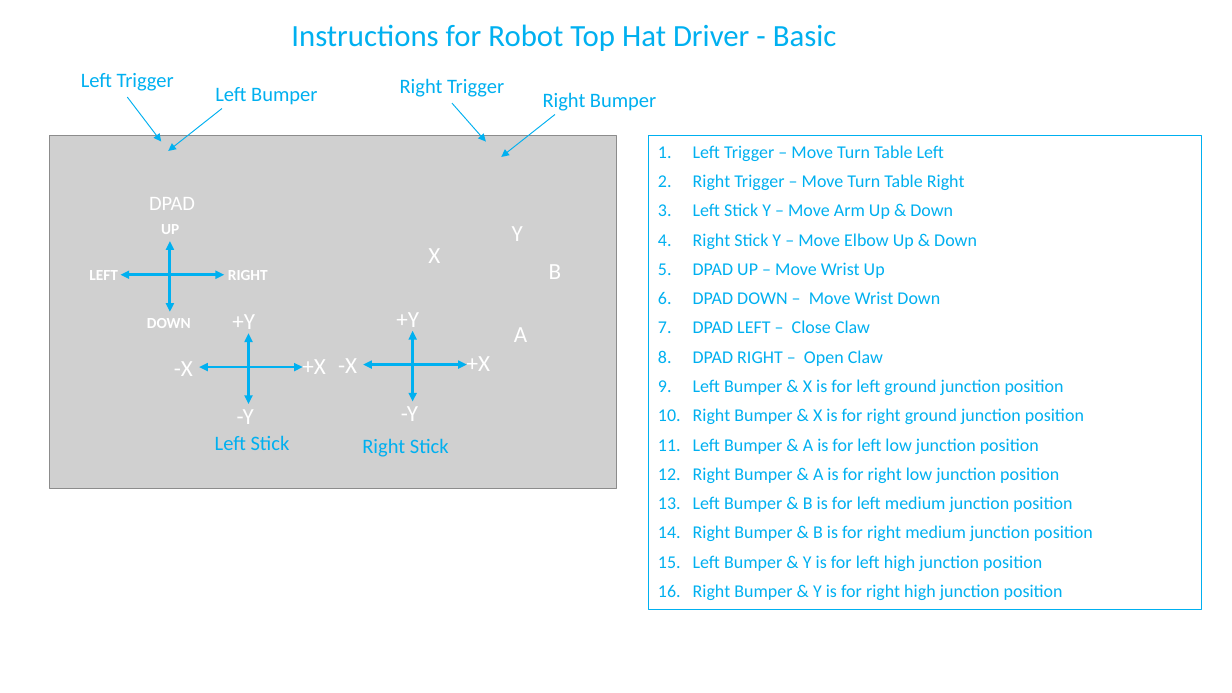
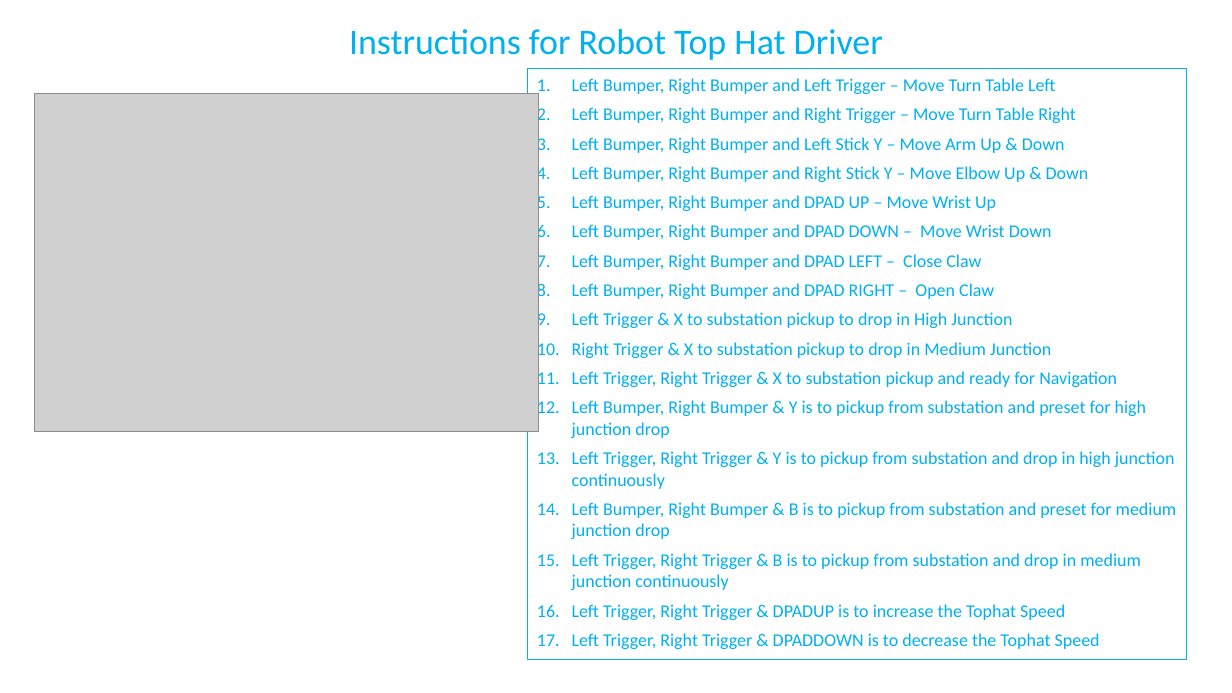
Before and after one commit to SaiabhiramA/ATRoadRunnerV8, a slide deck: slide 2 of ProgrammingDocs/Gamepad_AT_2022_11302022.pptx. Drawn at 1232x693 pixels with LibreOffice and Linux fonts; fonts in the diff are those of the drawing; grey boxes stand for pictures. Boxes give left, top, right and bottom in pixels: in the first picture for what was removed or moved away, otherwise in the second. Text is boxed around its words. In the diff, an @@ line names an element or a change of style, - is before the commit and + after.

```diff
--- a/ProgrammingDocs/Gamepad_AT_2022_11302022.pptx
+++ b/ProgrammingDocs/Gamepad_AT_2022_11302022.pptx
@@ ellipse "Instructions for Robot Top Hat ...": place and size @@
-ellipse "Instructions for Robot Top Hat ..." at box(50, 17, 1080, 52)
+ellipse "Instructions for Robot Top Hat ..." at box(175, 22, 1057, 57)
@@ text in ellipse at box(349, 29, 883, 60): text changed; size 24 to 28 pt @@
-Instructions for Robot Top Hat Driver - Basic
+Instructions for Robot Top Hat Driver
@@ ellipse removed at box(47, 62, 208, 97) @@
-Left Trigger
@@ ellipse removed at box(162, 76, 372, 111) @@
-Left Bumper
@@ ellipse removed at box(363, 68, 541, 104) @@
-Right Trigger
@@ ellipse removed at box(494, 81, 704, 116) @@
-Right Bumper
@@ rectangle "Left Bumper, Right Bumper and ...": place and size @@
-rectangle "Left Bumper, Right Bumper and ..." at box(649, 136, 1202, 610)
+rectangle "Left Bumper, Right Bumper and ..." at box(528, 69, 1187, 661)
@@ text in rectangle at box(572, 78, 1177, 649): text changed @@
-1. Left Trigger – Move Turn Table Left
-2. Right Trigger – Move Turn Table Right
-3. Left Stick Y – Move Arm Up & Down
-4. Right Stick Y – Move Elbow Up & Down
-5. DPAD UP – Move Wrist Up
-6. DPAD DOWN – Move Wrist Down
-7. DPAD LEFT – Close Claw
-8. DPAD RIGHT – Open Claw
-9. Left Bumper & X is for left ground junction position
-10. Right Bumper & X is for right ground junction position
-11. Left Bumper & A is for left low junction position
-12. Right Bumper & A is for right low junction position
-13. Left Bumper & B is for left medium junction position
-14. Right Bumper & B is for right medium junction position
-15. Left Bumper & Y is for left high junction position
-16. Right Bumper & Y is for right high junction position
+1. Left Bumper, Right Bumper and Left Trigger – Move Turn Table Left
+2. Left Bumper, Right Bumper and Right Trigger – Move Turn Table Right
+3. Left Bumper, Right Bumper and Left Stick Y – Move Arm Up & Down
+4. Left Bumper, Right Bumper and Right Stick Y – Move Elbow Up & Down
+5. Left Bumper, Right Bumper and DPAD UP – Move Wrist Up
+6. Left Bumper, Right Bumper and DPAD DOWN – Move Wrist Down
+7. Left Bumper, Right Bumper and DPAD LEFT – Close Claw
+8. Left Bumper, Right Bumper and DPAD RIGHT – Open Claw
+9. Left Trigger & X to substation pickup to drop in High Junction
+10. Right Trigger & X to substation pickup to drop in Medium Junction
+11. Left Trigger, Right Trigger & X to substation pickup and ready for Navigation
+12. Left Bumper, Right Bumper & Y is to pickup from substation and preset for high junction drop
+13. Left Trigger, Right Trigger & Y is to pickup from substation and drop in high junction continuously
+14. Left Bumper, Right Bumper & B is to pickup from substation and preset for medium junction drop
+15. Left Trigger, Right Trigger & B is to pickup from substation and drop in medium junction continuously
+16. Left Trigger, Right Trigger & DPADUP is to increase the Tophat Speed
+17. Left Trigger, Right Trigger & DPADDOWN is to decrease the Tophat Speed
@@ picture: place and size @@
-picture at box(50, 136, 616, 489)
+picture at box(34, 93, 539, 432)
@@ arrow removed from (128, 97) to (161, 141) @@
@@ arrow removed from (222, 108) to (168, 151) @@
@@ arrow removed from (452, 104) to (486, 141) @@
@@ arrow removed from (555, 115) to (502, 157) @@
@@ ellipse removed at box(99, 185, 246, 220) @@
-DPAD
@@ text removed at box(512, 227, 523, 241) @@
-Y
@@ text removed at box(428, 249, 440, 263) @@
-X
@@ text removed at box(549, 265, 562, 279) @@
-B
@@ group removed at box(89, 224, 268, 328): 4 texts, 2 double arrows @@
-RIGHT
-LEFT
-UP
-DOWN
@@ text removed at box(514, 328, 527, 342) @@
-A
@@ group removed at box(174, 315, 325, 424): 4 texts, 2 double arrows @@
-+X
--X
-+Y
--Y
@@ group removed at box(338, 313, 490, 421): 4 texts, 2 double arrows @@
-+X
--X
-+Y
--Y
@@ ellipse removed at box(179, 424, 326, 459) @@
-Left Stick
@@ ellipse removed at box(325, 428, 486, 463) @@
-Right Stick
```
Also in this commit, not shown: 1 other slide changed, 1 slide removed, 3 other files.
